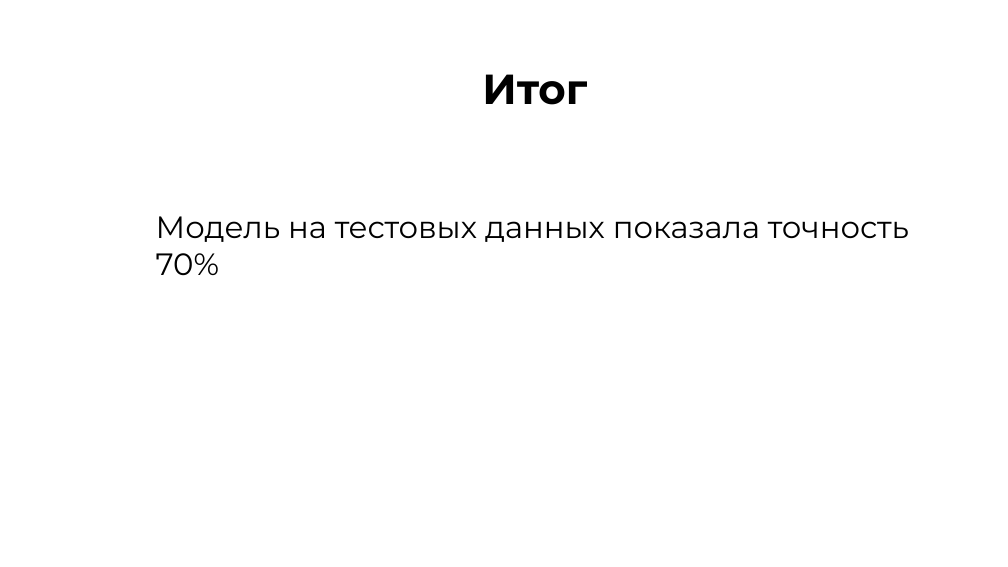
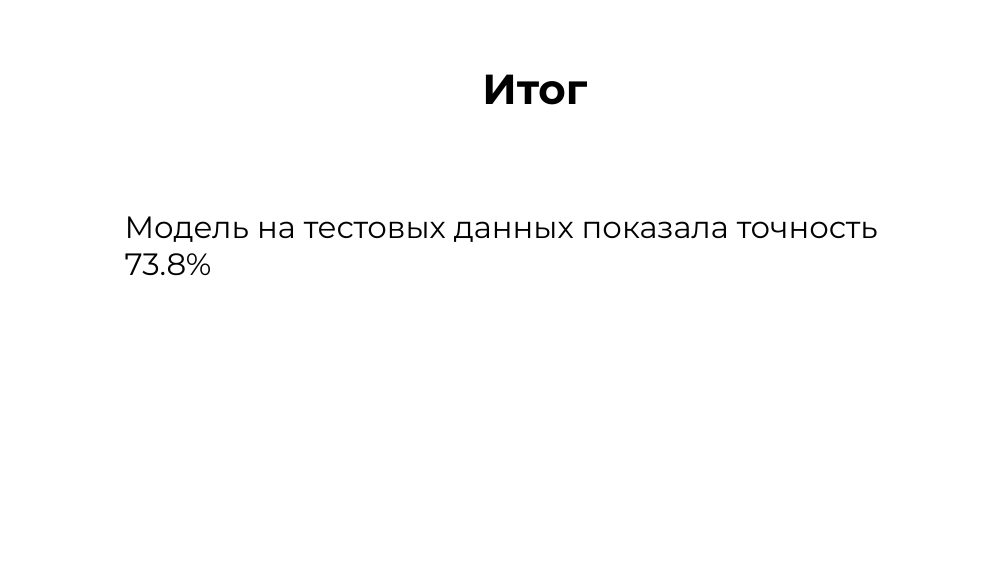
Before and after one commit to denfad/S7Hack, a slide deck: slide 6 of S7.pptx. Drawn at 1008x567 pixels with LibreOffice and Linux fonts; fonts in the diff are those of the drawing; background and template pictures are left out. Boxes give left, top, right and bottom in pixels: in the first picture for what was removed or moved away, otherwise in the second. Text is boxed around its words. In the diff, an @@ line names an element or a change of style, - is before the commit and + after.

```diff
--- a/S7.pptx
+++ b/S7.pptx
@@ text at [125, 216, 878, 276]: text changed @@
-  Модель на тестовых данных показала точность 70%
+  Модель на тестовых данных показала точность 73.8%
```
Also in this commit, not shown: 1 other file.
